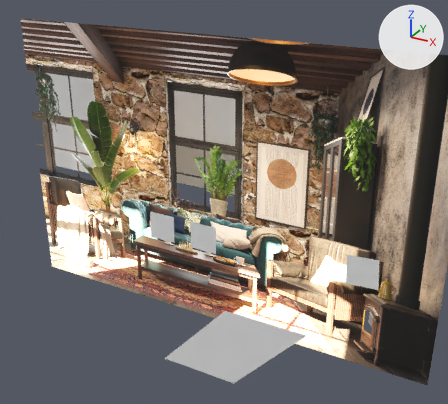
What one commit did to the glTF model static/models/static/solution_2.glb.
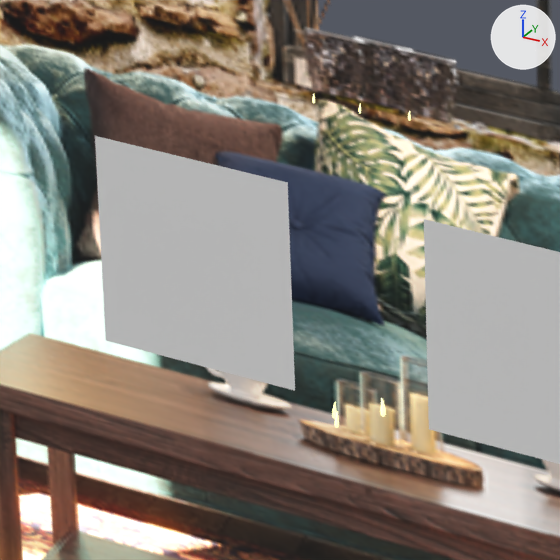
Old and new are each drawn whole from a camera (50 mm lens) standing at (2.388, -4.108, 1.97) and looking at (0.081, 0.087, -0.127) and again close up on the part from 31% to 46% of the width and 48% to 65% of the height. The lights are fixed; the arrows at upper right show +X, +Y and +Z. Where no turn or scale is listed for an object, it has been applied to the vertices.
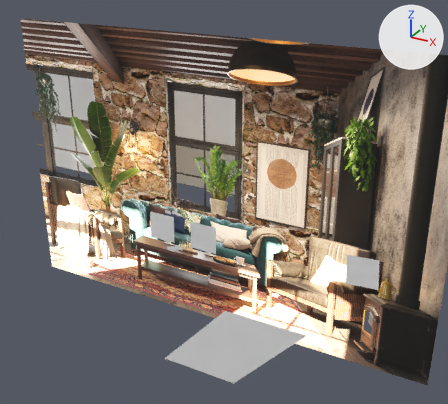
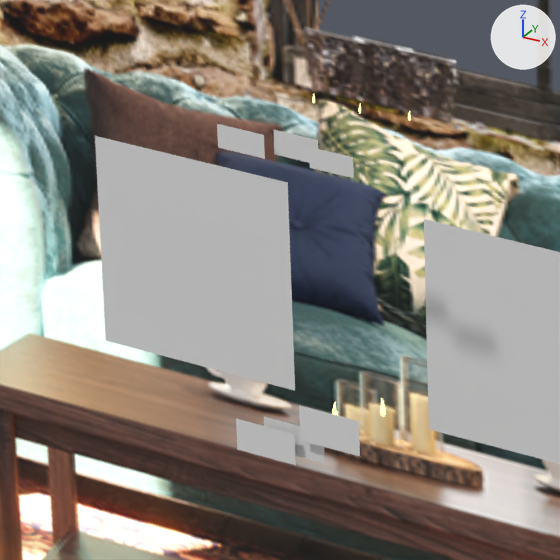
Commit message: candle pc improvement

What changed in the scene script:
```text
Add mat_candle_shader:
    mat_candle_shader = principled_material('candle_shader')
    mat_candle_shader.base_color = (0.8, 0.8, 0.8)  # white #e7e7e7
Add me_plane_014:
    me_plane_014.from_pydata([(0.0286, 0.0, 0.0134), (-0.0286, 0.0, 0.0134), (0.0286, 0.0, -0.0134), (-0.0286, 0.0, -0.0134)], [], [(0, 1, 3), (0, 3, 2)])
    me_plane_014.materials.append(mat_candle_shader)  # white #e7e7e7
Add me_plane_013:
    me_plane_013.from_pydata([(0.0268, 0.0, 0.014), (-0.0268, 0.0, 0.014), (0.0268, 0.0, -0.014), (-0.0268, 0.0, -0.014)], [], [(0, 1, 3), (0, 3, 2)])
    me_plane_013.materials.append(mat_candle_shader)  # white #e7e7e7
Add me_plane_012:
    me_plane_012.from_pydata([(0.0264, 0.0, 0.0117), (-0.0264, 0.0, 0.0117), (0.0264, 0.0, -0.0117), (-0.0264, 0.0, -0.0117)], [], [(0, 1, 3), (0, 3, 2)])
    me_plane_012.materials.append(mat_candle_shader)  # white #e7e7e7
Add me_plane_011:
    me_plane_011.from_pydata([(0.0367, 0.0, 0.0206), (-0.0367, 0.0, 0.0206), (0.0367, 0.0, -0.0206), (-0.0367, 0.0, -0.0206)], [], [(0, 1, 3), (0, 3, 2)])
    me_plane_011.materials.append(mat_candle_shader)  # white #e7e7e7
Add me_plane_007:
    me_plane_007.from_pydata([(0.0372, 0.0, 0.0183), (-0.0372, 0.0, 0.0183), (0.0372, 0.0, -0.0183), (-0.0372, 0.0, -0.0183)], [], [(0, 1, 3), (0, 3, 2)])
    me_plane_007.materials.append(mat_candle_shader)  # white #e7e7e7
Add me_plane_006:
    me_plane_006.from_pydata([(0.0364, 0.0, 0.0184), (-0.0364, 0.0, 0.0184), (0.0364, 0.0, -0.0184), (-0.0364, 0.0, -0.0184)], [], [(0, 1, 3), (0, 3, 2)])
    me_plane_006.materials.append(mat_candle_shader)  # white #e7e7e7
Add ob_plane_013:
    ob_plane_013 = bpy.data.objects.new('Plane.013', me_plane_014)
    ob_plane_013.location = (-0.289, -0.208, -0.184)
Add ob_plane_012:
    ob_plane_012 = bpy.data.objects.new('Plane.012', me_plane_013)
    ob_plane_012.location = (-0.229, -0.196, -0.183)
Add ob_plane_011:
    ob_plane_011 = bpy.data.objects.new('Plane.011', me_plane_012)
    ob_plane_011.location = (-0.179, -0.208, -0.184)
Add ob_plane_010:
    ob_plane_010 = bpy.data.objects.new('Plane.010', me_plane_011)
    ob_plane_010.location = (-0.192, -0.207, -0.494)
Add ob_plane_009:
    ob_plane_009 = bpy.data.objects.new('Plane.009', me_plane_007)
    ob_plane_009.location = (-0.242, -0.199, -0.521)
Add ob_plane_008:
    ob_plane_008 = bpy.data.objects.new('Plane.008', me_plane_006)
    ob_plane_008.location = (-0.272, -0.208, -0.527)
```

Where the change shows, as pixel boxes (x1, y1, x2, y2) in the close-ups (560 x 560 px):
'Plane.010', added
    after: (299, 405, 360, 456)
'Plane.008', added
    after: (236, 419, 296, 465)
'Plane.013', added
    after: (217, 124, 265, 159)
'Plane.012', added
    after: (274, 130, 318, 163)
'Plane.011', added
    after: (309, 147, 354, 178)
'Plane.009', added
    after: (264, 417, 325, 464)
